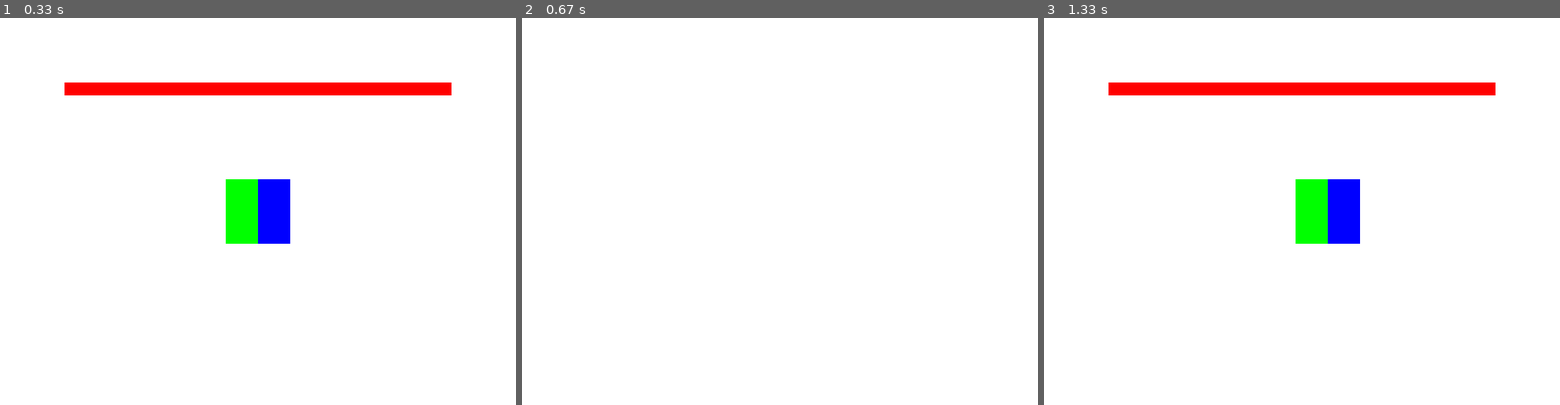
Above: before the commit, frames 1-3 (left to right).
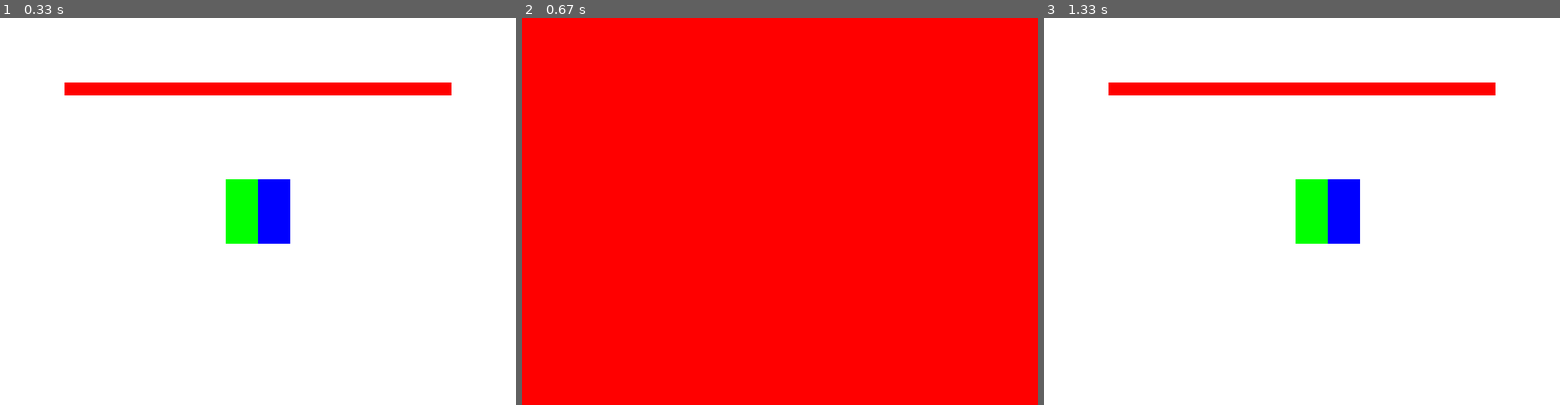
Above: after the commit, the same moments.

Repository: WCI-Computer-Science/pygame
Game: pygame game, started from main.py
The game is run twice, just before and just after one commit, with the same random seed, the same clock (stepped at 60 frames per second) and the same inputs.
Inputs:
- Up to frame 1 (0.33 s): no input
- Up to frame 2 (0.67 s): hold W from 0.33 s (still down)
- Up to frame 3 (1.33 s): release W at 0.8 s; hold D from 0.83 s (still down)

Frame 1 is identical in both runs. In frame 2, 100% of the frame differs, in the area x 0-100%, y 0-100%; in frame 3, nothing differs.

Commit message:
Show red background for lose screen

Diff:
--- a/main.py
+++ b/main.py
@@ -83,11 +83,12 @@
         pygame.draw.rect(screen, (255, 0, 0), self.rect)
 
 class LoseScreen():
-    def __init__(self):
+    def __init__(self, screenwidth, screenheight):
         self.c = 0
+        self.backgroundrect = pygame.Rect((0, 0), (screenwidth, screenheight))
 
     def draw(self, screen):
-        pass
+        pygame.draw.rect(screen, (255, 0, 0), self.backgroundrect)
 
     def update(self, reset=False):
         if reset:
@@ -99,7 +100,7 @@
 rects = Rectangles((350, 250), (400, 250), (50, 100), (50, 100), (0, 255, 0), (0, 0, 255), 20, WIDTH, HEIGHT)
 walls = pygame.sprite.Group()
 walls.add(Wall(100, 100, WIDTH-200, 20))
-losescreen = LoseScreen()
+losescreen = LoseScreen(WIDTH, HEIGHT)
 
 clock = pygame.time.Clock()
 
